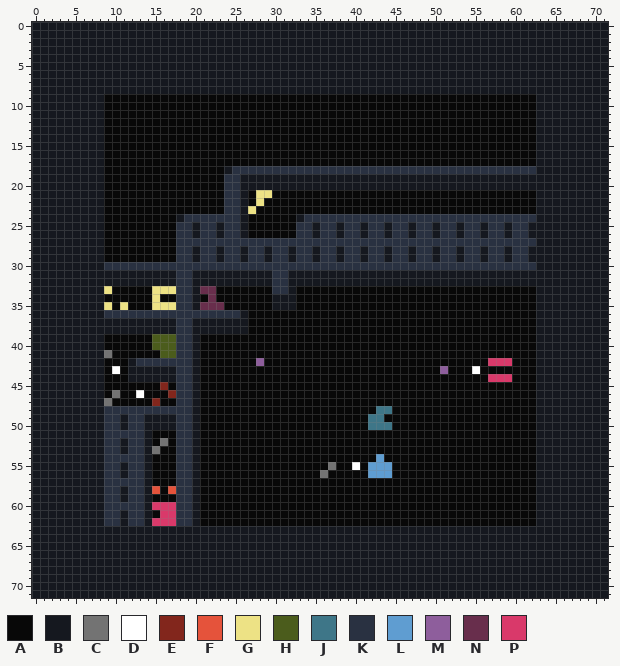
Two states of a sprite sheet, 026level.png. Above is the file before it was changed.
The file is 72x72 pixels. Colours within 5 levels of each other are drawn and written as one.
Palette (. is transparent): A #080808  B #15181f  C #737373  D #ffffff  E #82261c  F #e5533b  G #ede285  H #4b5c1c  J #3e7688  K #293141  L #5f9dd1  M #8e5e9c  N #682e4c  P #d9396a
After the commit:
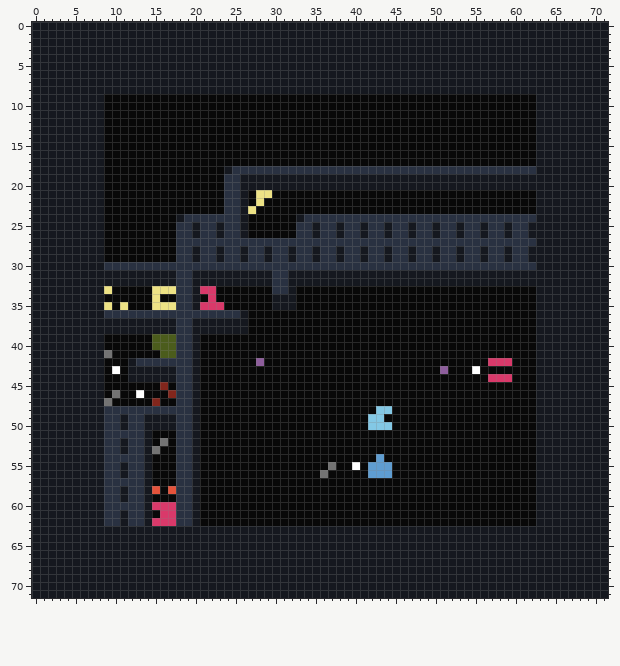
The edit:
colour J: #3e7688 -> #83c8e5
y 33: x 21..22 NN -> PP
y 34: x 22 N -> P
y 35: x 21..23 NNN -> PPP
Boxes around the changes in both pictures, in picture pixels (x1, y1, x2, y2):
changed: (200, 286, 224, 310)
changed: (368, 406, 392, 430)
